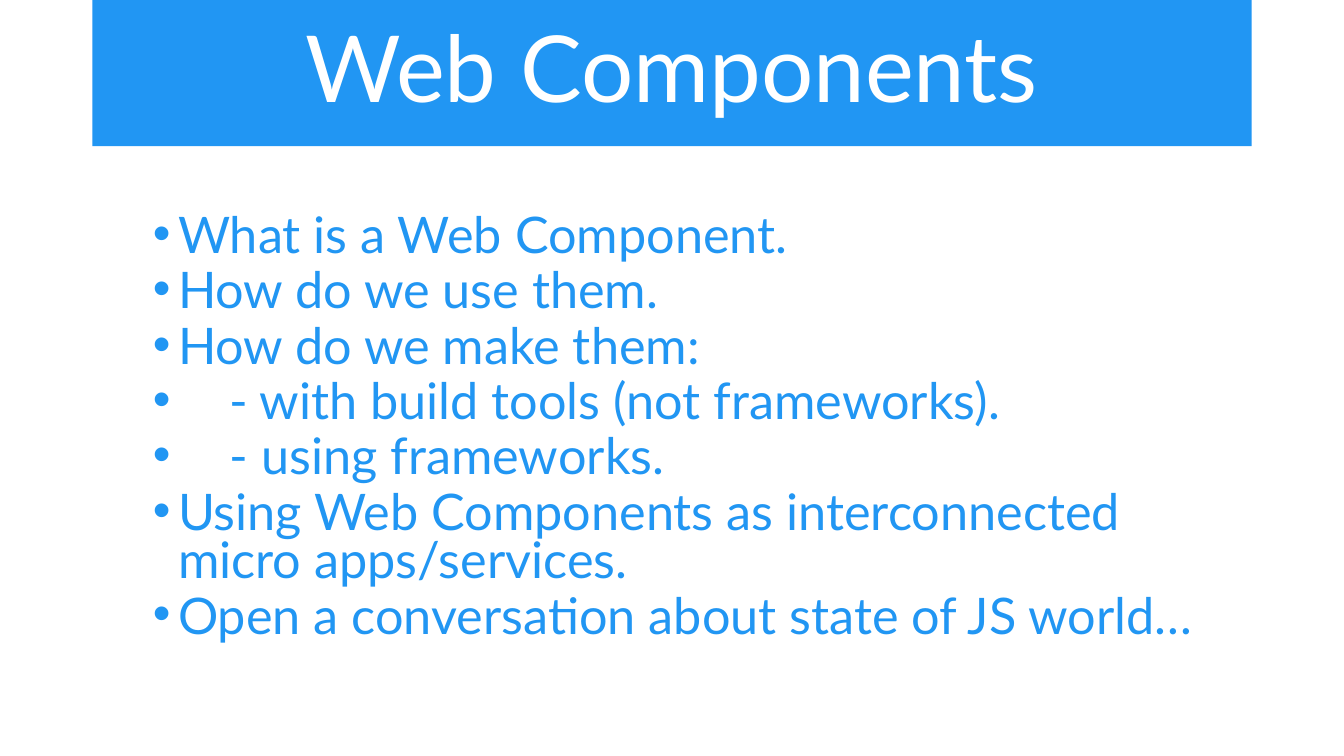
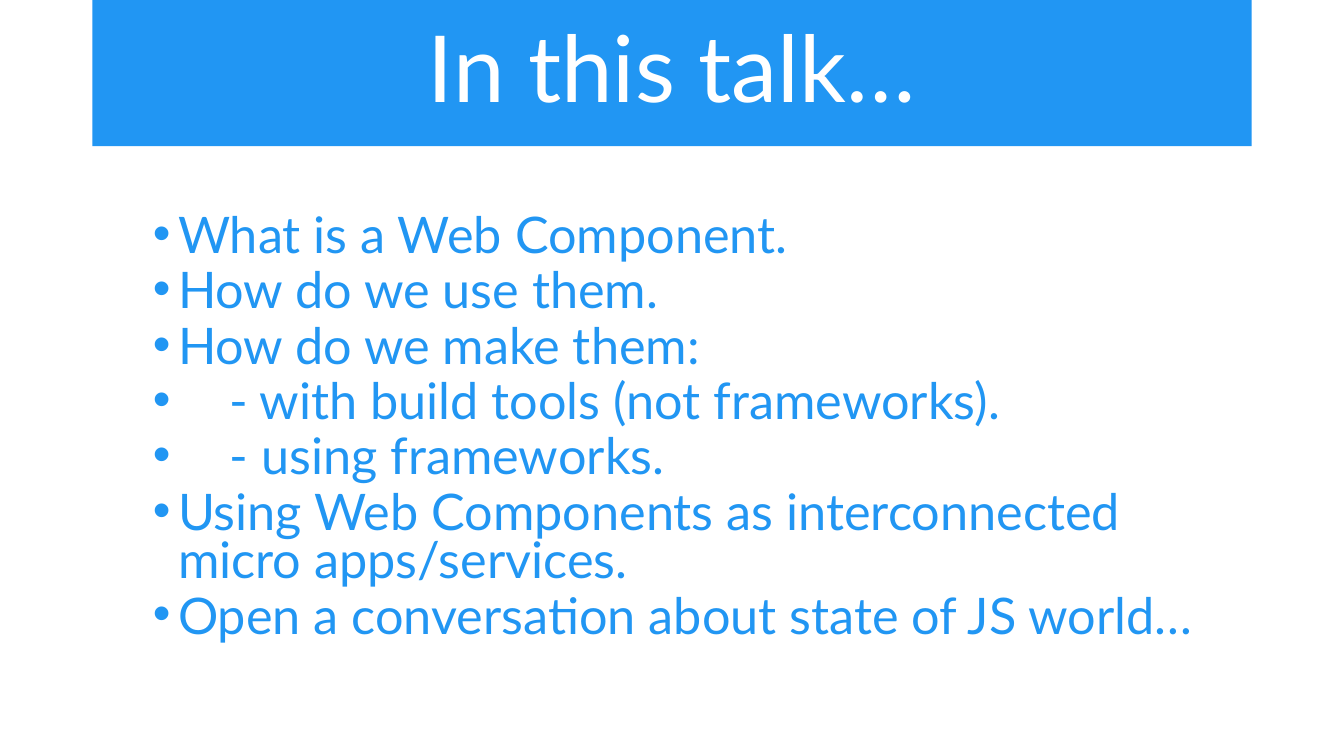
Before and after one commit to iwswordpress/WebComponents, a slide deck: slide 3 of webcomponents.pptx. Drawn at 1344x756 pixels with LibreOffice and Linux fonts; fonts in the diff are those of the drawing. Boxes give left, top, right and bottom in pixels: in the first picture for what was removed or moved away, otherwise in the second. Text is boxed around its words. In the diff, an @@ line names an element or a change of style, - is before the commit and + after.

```diff
--- a/webcomponents.pptx
+++ b/webcomponents.pptx
@@ title at box(428, 34, 916, 103): text changed @@
-Web Components
+In this talk…
```
Also in this commit, not shown: 1 slide added, 1 other file.
